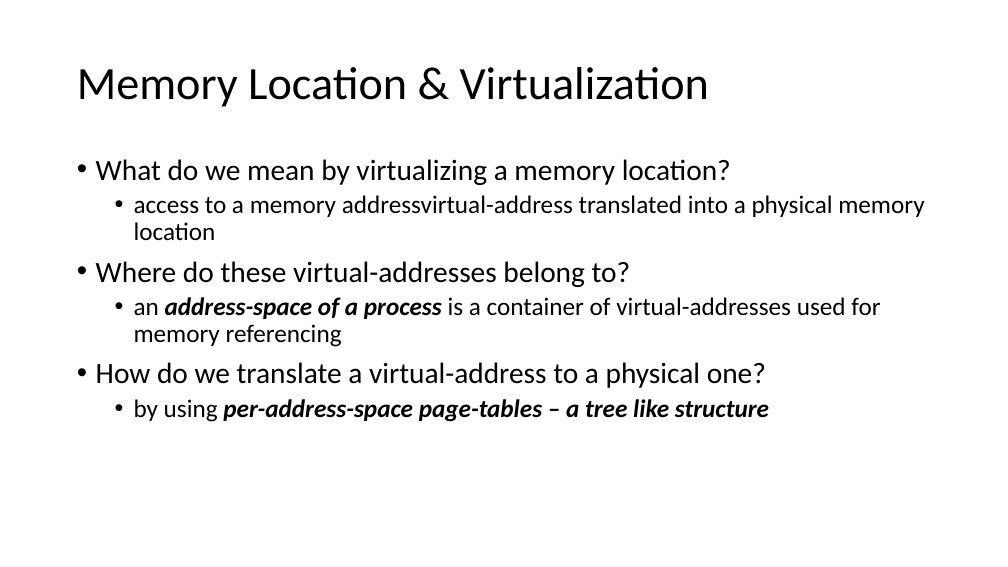
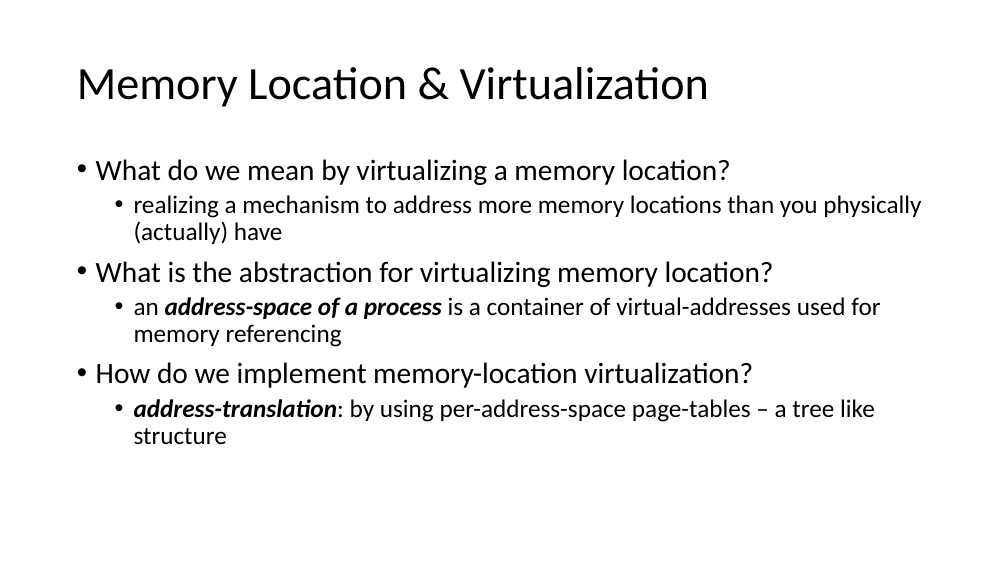
Before and after one commit to Contingent-Systems/vkern_paper, a slide deck: slide 3 of loca_virt_draft.pptx. Drawn at 1008x567 pixels with LibreOffice and Linux fonts; fonts in the diff are those of the drawing. Boxes give left, top, right and bottom in pixels: in the first picture for what was removed or moved away, otherwise in the second. Text is boxed around its words. In the diff, an @@ line names an element or a change of style, - is before the commit and + after.

```diff
--- a/loca_virt_draft.pptx
+++ b/loca_virt_draft.pptx
@@ text at box(96, 195, 921, 287): text changed @@
-  • access to a memory addressvirtual-address translated into a physical memory location
-• Where do these virtual-addresses belong to?
+  • realizing a mechanism to address more memory locations than you physically (actually) have
+• What is the abstraction for virtualizing memory location?
@@ text at box(96, 362, 875, 445): text changed @@
-• How do we translate a virtual-address to a physical one?
-  • by using per-address-space page-tables – a tree like structure
+• How do we implement memory-location virtualization?
+  • address-translation: by using per-address-space page-tables – a tree like structure
```
Also in this commit, not shown: 7 other slides changed.
